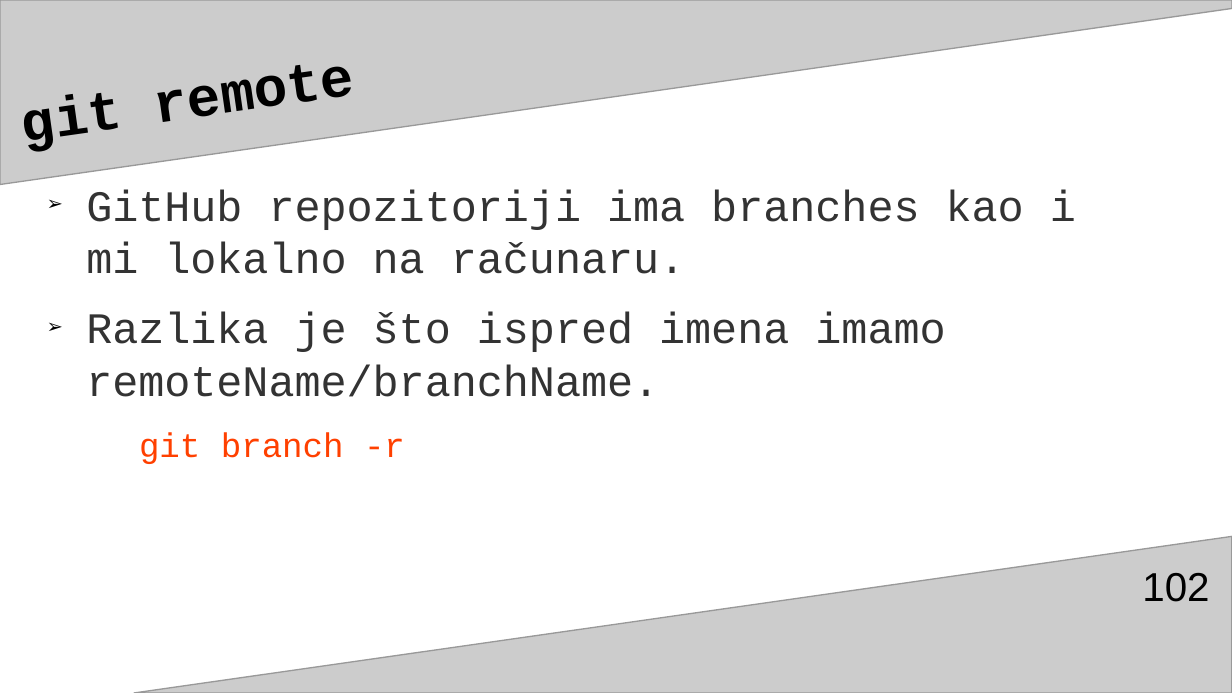
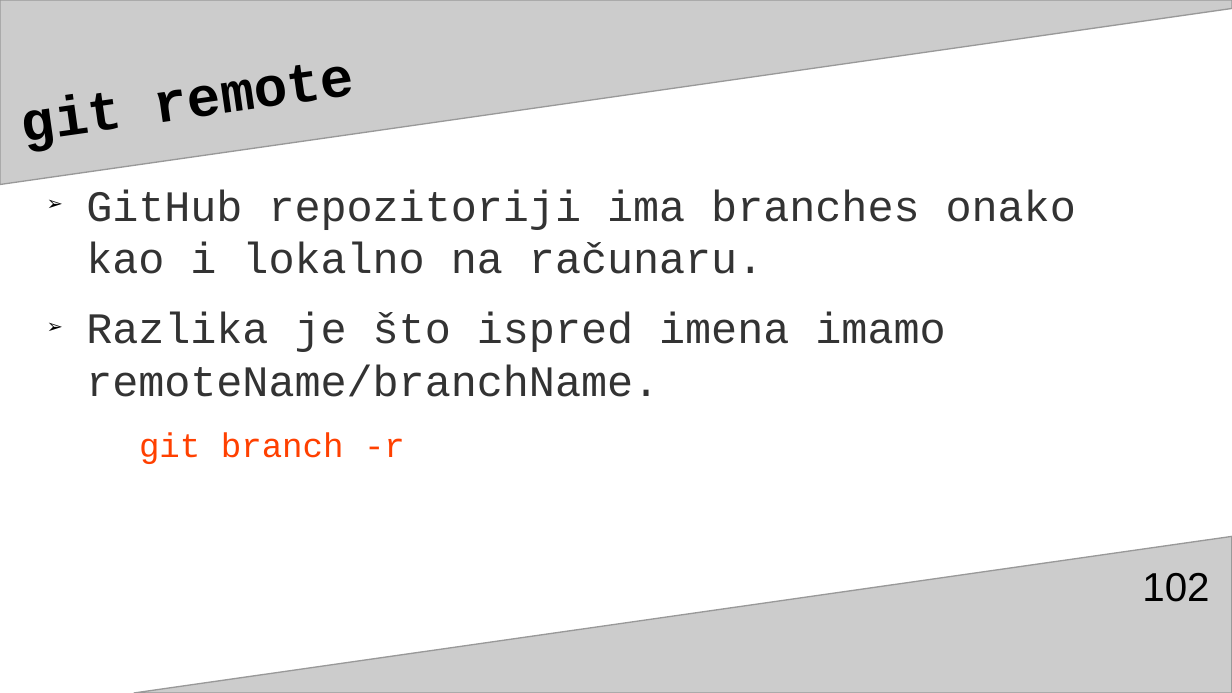
Before and after one commit to adnannukic/prezentacija-za-TSI, a slide deck: slide 102 of gitGitHubAdnanNukić.odp. Drawn at 1232x693 pixels with LibreOffice and Linux fonts; fonts in the diff are those of the drawing. Boxes give left, top, right and bottom in pixels: in the first picture for what was removed or moved away, otherwise in the second. Text is boxed around its words. In the diff, an @@ line names an element or a change of style, - is before the commit and + after.

```diff
--- a/gitGitHubAdnanNukić.odp
+++ b/gitGitHubAdnanNukić.odp
@@ text at <box>86,189,1076,274</box>: text changed @@
-➢ GitHub repozitoriji ima branches kao i mi lokalno na računaru.
+➢ GitHub repozitoriji ima branches onako kao i lokalno na računaru.
```
Also in this commit, not shown: 1 other slide changed, 1 slide added.
